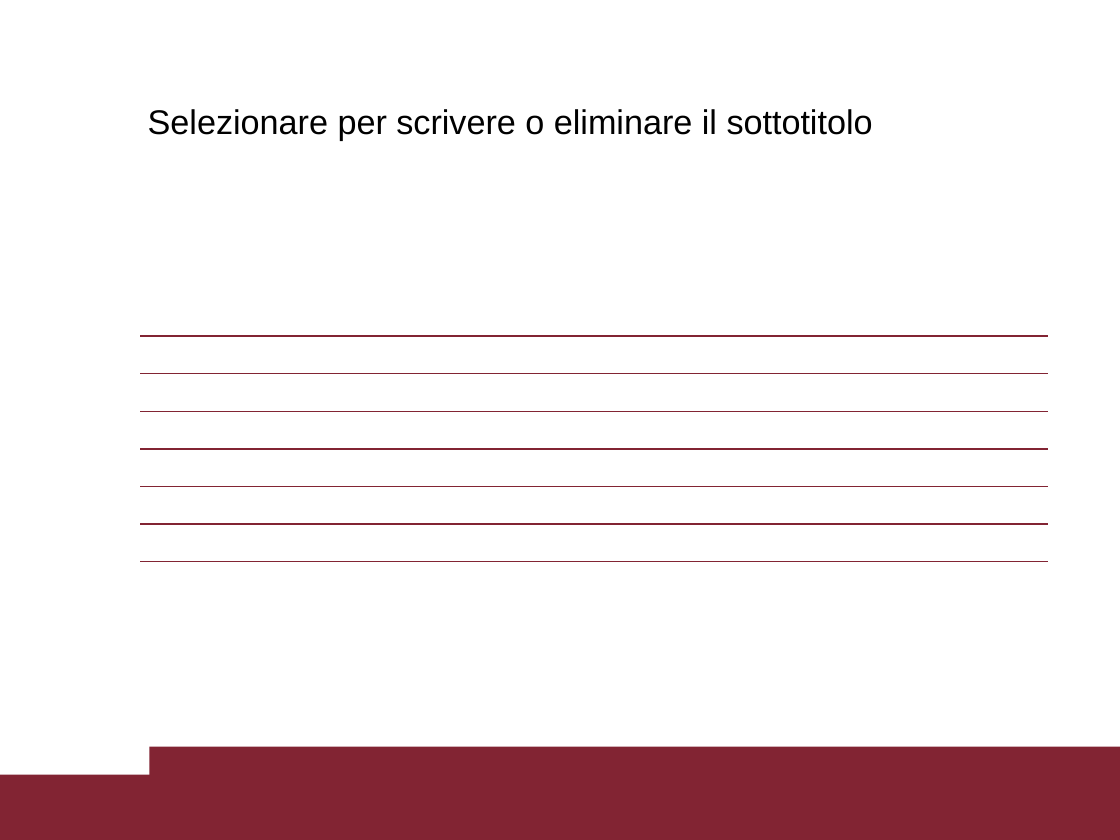
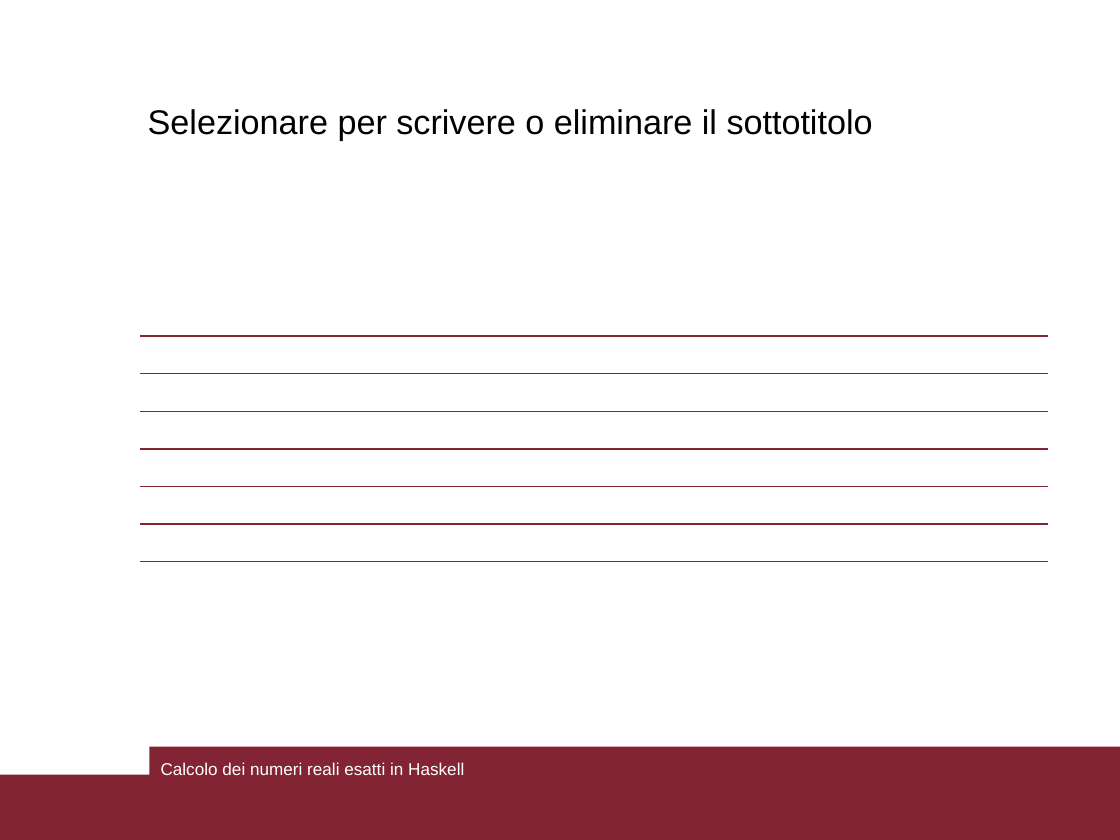
Before and after one commit to Princic-1837592/bachelor-degree-thesis, a slide deck: slide 12 of relazione/presentazione.pptx (slide 4 before the commit). Drawn at 1120x840 pixels with LibreOffice and Linux fonts; fonts in the diff are those of the drawing. Boxes give left, top, right and bottom in pixels: in the first picture for what was removed or moved away, otherwise in the second. Text is boxed around its words. In the diff, an @@ line names an element or a change of style, - is before the commit and + after.

```diff
--- a/relazione/presentazione.pptx
+++ b/relazione/presentazione.pptx
@@ text added at (161, 762, 464, 775), 11 pt, text #FFFFFF @@
+Calcolo dei numeri reali esatti in Haskell
```
Also in this commit, not shown: 5 other slides changed, 8 slides added, 2 other files.
